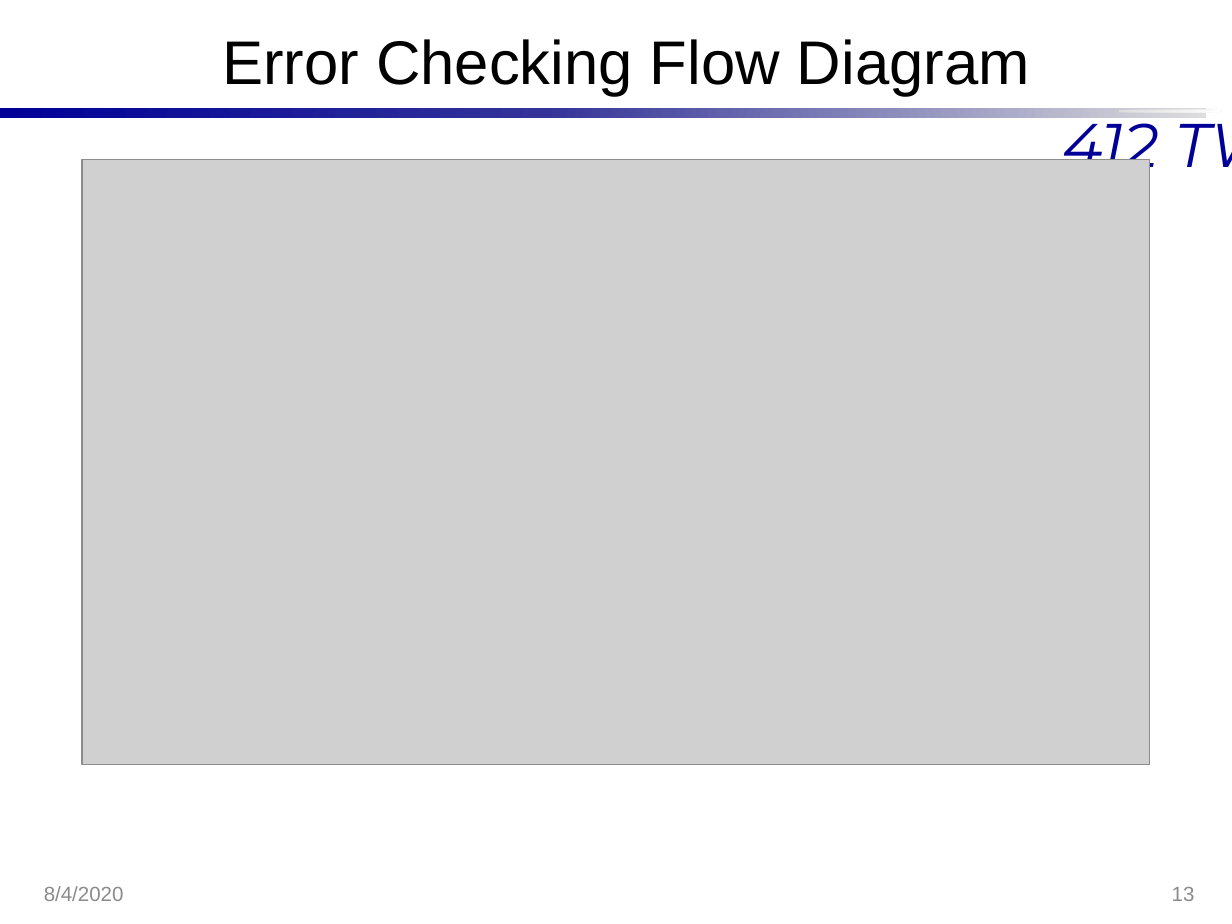
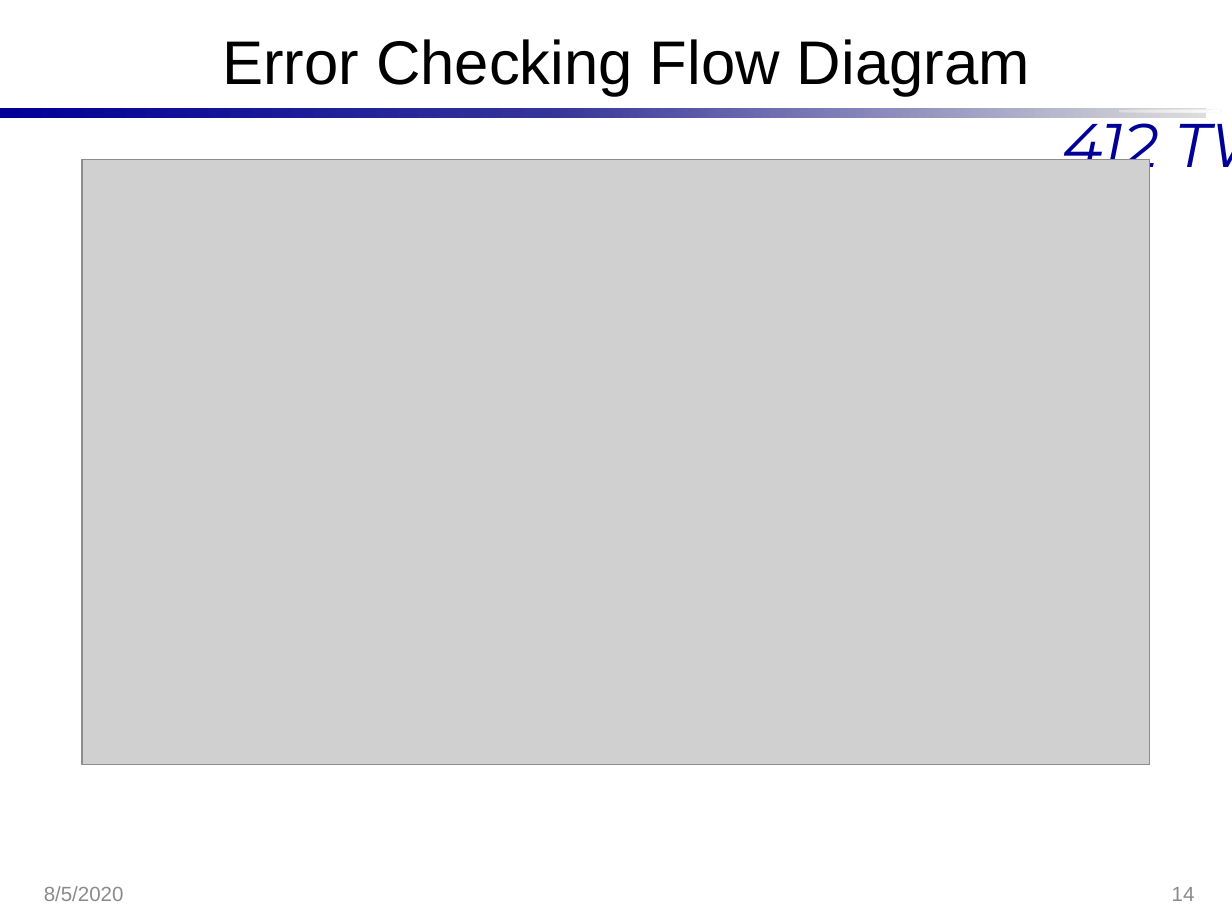
Before and after one commit to Hannsel101/PCIP_Intern_Proj_1, a slide deck: slide 14 of BestXYZ_Presentation.pptx (slide 13 before the commit). Drawn at 1232x924 pixels with LibreOffice and Linux fonts; fonts in the diff are those of the drawing; grey boxes stand for pictures; background and template pictures are left out. Boxes give left, top, right and bottom in pixels: in the first picture for what was removed or moved away, otherwise in the second. Text is boxed around its words. In the diff, an @@ line names an element or a change of style, - is before the commit and + after.

```diff
--- a/BestXYZ_Presentation.pptx
+++ b/BestXYZ_Presentation.pptx
@@ text at (x1=44, y1=886, x2=124, y2=901): text changed @@
-8/4/2020
+8/5/2020
@@ page number at (x1=1172, y1=887, x2=1195, y2=901): text changed @@
-13
+14
```
Also in this commit, not shown: 15 other slides changed, 1 slide added.
